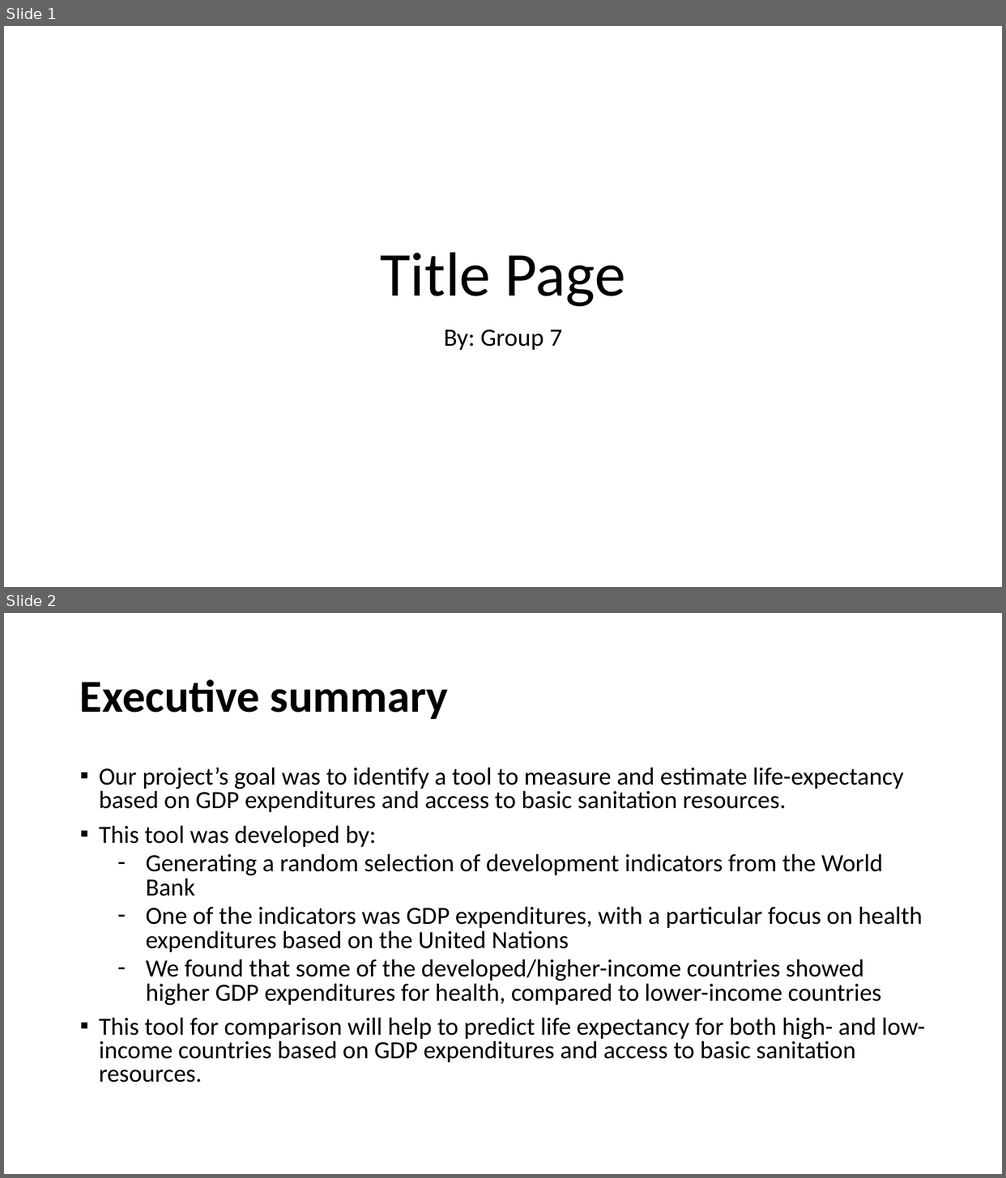
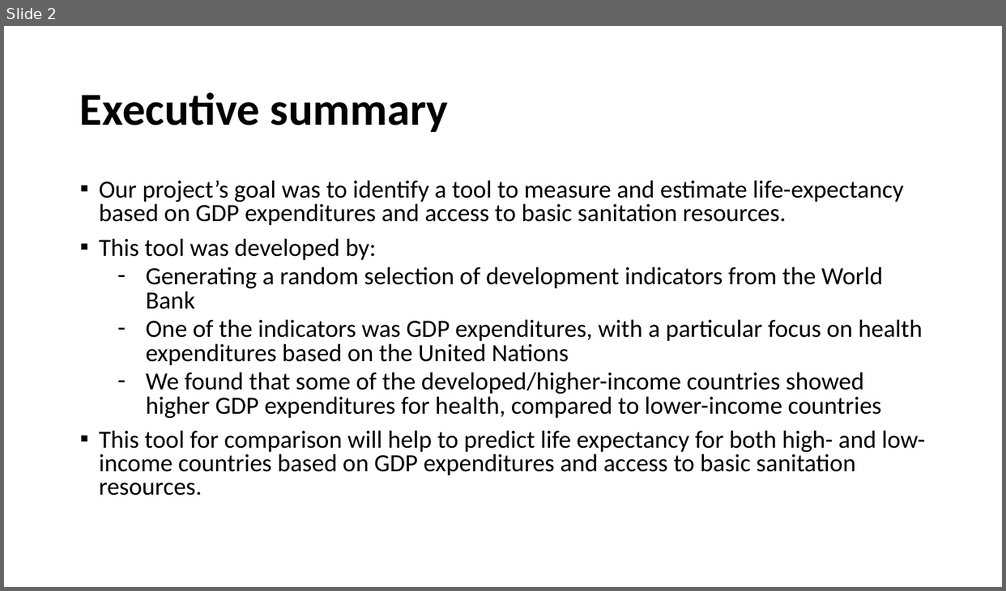
Before and after one commit to akane2518/Project-2, a slide deck: Presentation.pptx. Shown one above the other, each under a label of ours: slides 1 and 2 before the commit, slide 2 after it. The pictures are 1006x1178 and 1006x591 pixels, drawn with LibreOffice and Linux fonts; fonts in the diff are those of the drawing. Boxes give left, top, right and bottom in pixels: in the first picture for what was removed or moved away, otherwise in the second. Text is boxed around its words. In the diff, an @@ line names an element or a change of style, - is before the commit and + after.

```diff
--- a/Presentation.pptx
+++ b/Presentation.pptx
@@ slide 1 removed at (x1=4, y1=26, x2=1002, y2=587), background #FFFFFF @@
@@ title removed at (x1=380, y1=252, x2=625, y2=307) @@
-Title Page
@@ subtitle removed at (x1=444, y1=330, x2=563, y2=350) @@
-By: Group 7
```
Also in this commit, not shown: 1 slide changed, 1 slide added.
